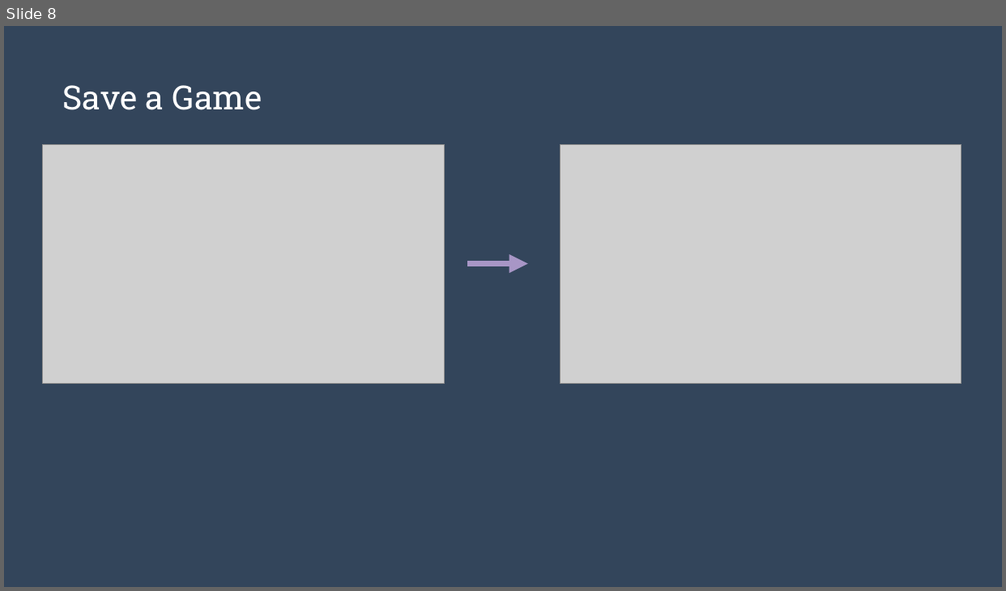
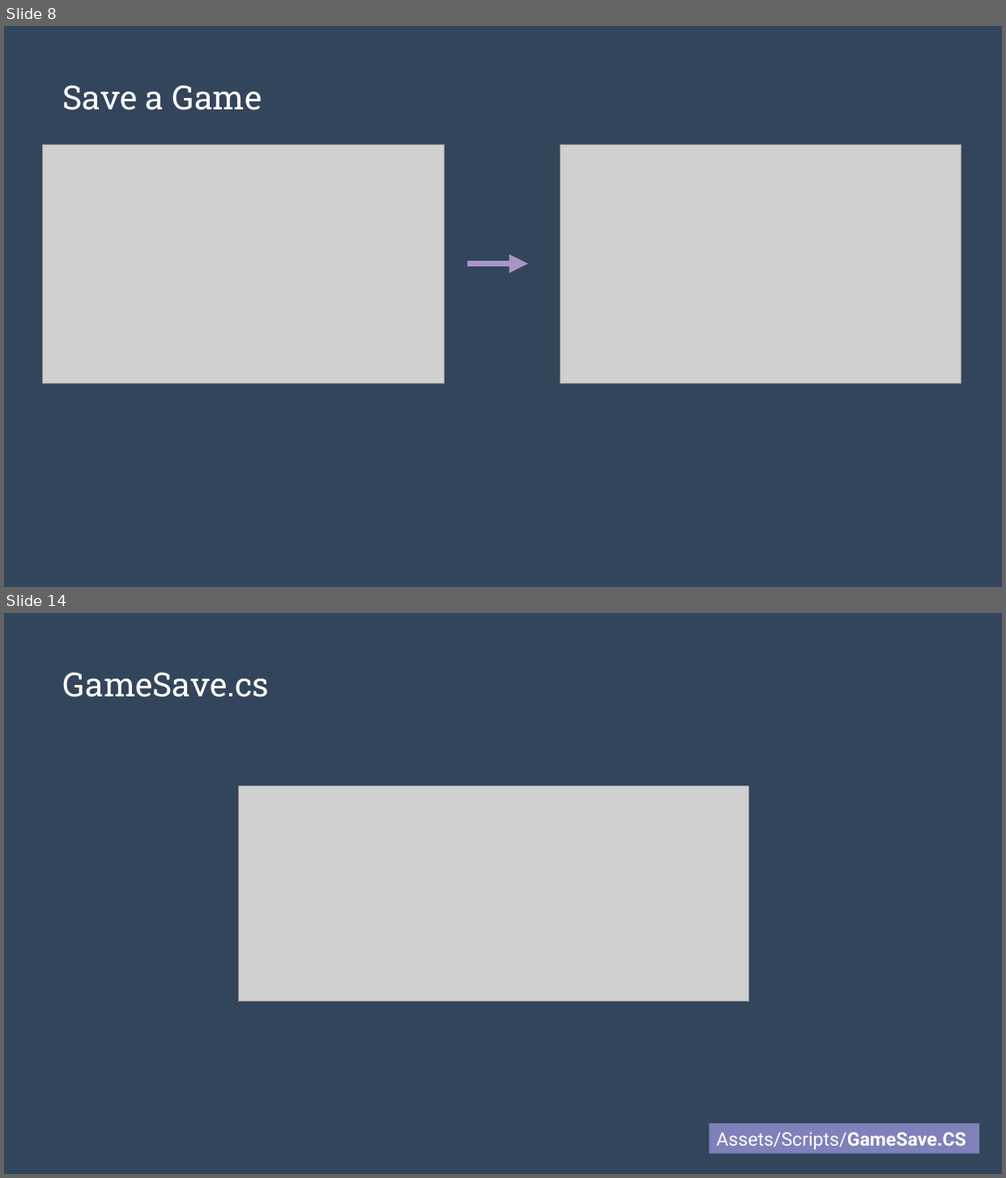
Before and after one commit to alexasummers/Serialization, a slide deck: Serialization/Lecture.pptx. Shown one above the other, each under a label of ours: slide 8 before the commit, slides 8 and 14 after it; the slides between them are not shown. The pictures are 1006x591 and 1006x1178 pixels, drawn with LibreOffice and Linux fonts; fonts in the diff are those of the drawing; grey boxes stand for pictures. Boxes give left, top, right and bottom in pixels: in the first picture for what was removed or moved away, otherwise in the second. Text is boxed around its words. In the diff, an @@ line names an element or a change of style, - is before the commit and + after.

Commit message:
Update Scripts
Delete Vector3 and replace with Vector2 to accomodate x and y axes

```diff
--- a/Serialization/Lecture.pptx
+++ b/Serialization/Lecture.pptx
@@ slide 14 added at <box>4,613,1002,1174</box>, background #243141; not listed: 1 template element that a slide beside it also shows @@
@@ title added at <box>63,672,269,697</box>, 32 pt, text #FFFFFF @@
+GameSave.cs
@@ picture added at <box>238,786,749,1002</box> @@
@@ rectangle added at <box>710,1123,979,1153</box>, fill #7F81BA, 18 pt, text #FFFFFF @@
+Assets/Scripts/GameSave.CS
```
Also in this commit, not shown: 3 slides changed, 2 other slides added, 14 other files.
